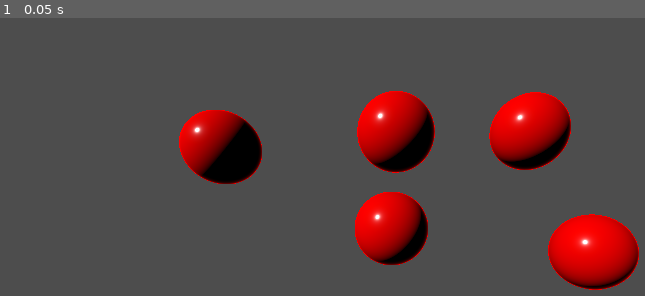
Above: before the commit, frame 1.
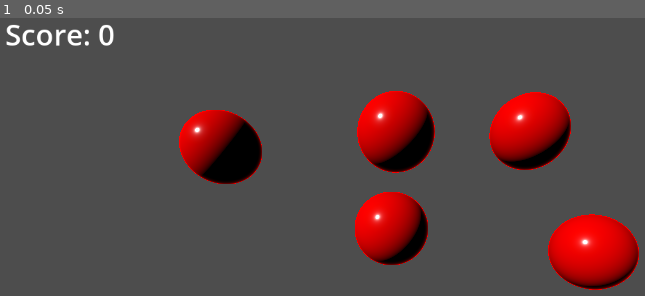
Above: after the commit, the same moment.

Repository: RaspberryProgramming/GodotPortfolio
Game: Godot game, scene res://Balloon Popper/BaloonPopper.tscn
Same seed, same stepped clock (60 frames per second), same inputs: the game is played once before the commit and once after it.
Inputs:
- Up to frame 1 (0.05 s): no input

The runs differ from the first frame. In frame 1, 0.5% of the frame differs, in the area x 0-18%, y 2-11%.

Commit message:
Balloon Popper - Lesson 7
Display score to screen

Diff:
--- a/Courses/Godot 4 Mini-Projects/Balloon Popper/Balloon.gd
+++ b/Courses/Godot 4 Mini-Projects/Balloon Popper/Balloon.gd
@@ -1,8 +1,8 @@
 extends Area3D
 
-var clicks_to_pop : int = 3
-var size_increase : float = 0.2
-var score_to_give : int = 1
+@export var clicks_to_pop : int = 3 # Can add @export to allow specifying for each individual balloon
+@export var size_increase : float = 0.2
+@export var score_to_give : int = 1
 
 
 
--- a/Courses/Godot 4 Mini-Projects/Balloon Popper/BalloonManager.gd
+++ b/Courses/Godot 4 Mini-Projects/Balloon Popper/BalloonManager.gd
@@ -1,7 +1,8 @@
 extends Node3D
 
 var score : int = 0
+@export var score_text: Label
 
 func increase_score(amount:int):
   score += amount
-  print(score)
+  score_text.text = str("Score: ", score)
--- a/Courses/Godot 4 Mini-Projects/Balloon Popper/BaloonPopper.tscn
+++ b/Courses/Godot 4 Mini-Projects/Balloon Popper/BaloonPopper.tscn
@@ -8,12 +8,17 @@
 
 [sub_resource type="SphereShape3D" id="SphereShape3D_idy11"]
 
-[node name="Main" type="Node3D"]
+[sub_resource type="LabelSettings" id="LabelSettings_k3oux"]
+font_size = 42
+
+[node name="Main" type="Node3D" node_paths=PackedStringArray("score_text")]
 script = ExtResource("1_hpyod")
+score_text = NodePath("ScoreText")
 
 [node name="Balloon2" type="Area3D" parent="."]
 transform = Transform3D(1, 0, 0, 0, 1, 0, 0, 0, 1, 1.85689, 1.30167, 0.00893724)
 script = ExtResource("1_x2lxi")
+clicks_to_pop = 2
 
 [node name="Model" type="MeshInstance3D" parent="Balloon2"]
 material_override = ExtResource("1_g35fd")
@@ -26,6 +31,7 @@
 [node name="Balloon5" type="Area3D" parent="."]
 transform = Transform3D(1, 0, 0, 0, 1, 0, 0, 0, 1, 2.66431, -0.311429, 0.0635872)
 script = ExtResource("1_x2lxi")
+clicks_to_pop = 5
 
 [node name="Model" type="MeshInstance3D" parent="Balloon5"]
 material_override = ExtResource("1_g35fd")
@@ -74,6 +80,14 @@
 [node name="CollisionShape3D" type="CollisionShape3D" parent="Balloon3"]
 shape = SubResource("SphereShape3D_idy11")
 
+[node name="ScoreText" type="Label" parent="."]
+offset_left = 19.0
+offset_top = 15.0
+offset_right = 146.0
+offset_bottom = 65.0
+text = "Score: 0"
+label_settings = SubResource("LabelSettings_k3oux")
+
 [connection signal="input_event" from="Balloon2" to="Balloon2" method="_on_input_event"]
 [connection signal="input_event" from="Balloon5" to="Balloon5" method="_on_input_event"]
 [connection signal="input_event" from="Balloon" to="Balloon" method="_on_input_event"]
Not shown: 1 places in Courses/Godot 4 Mini-Projects/Balloon Popper/BaloonPopper.tscn that only renumber resources
